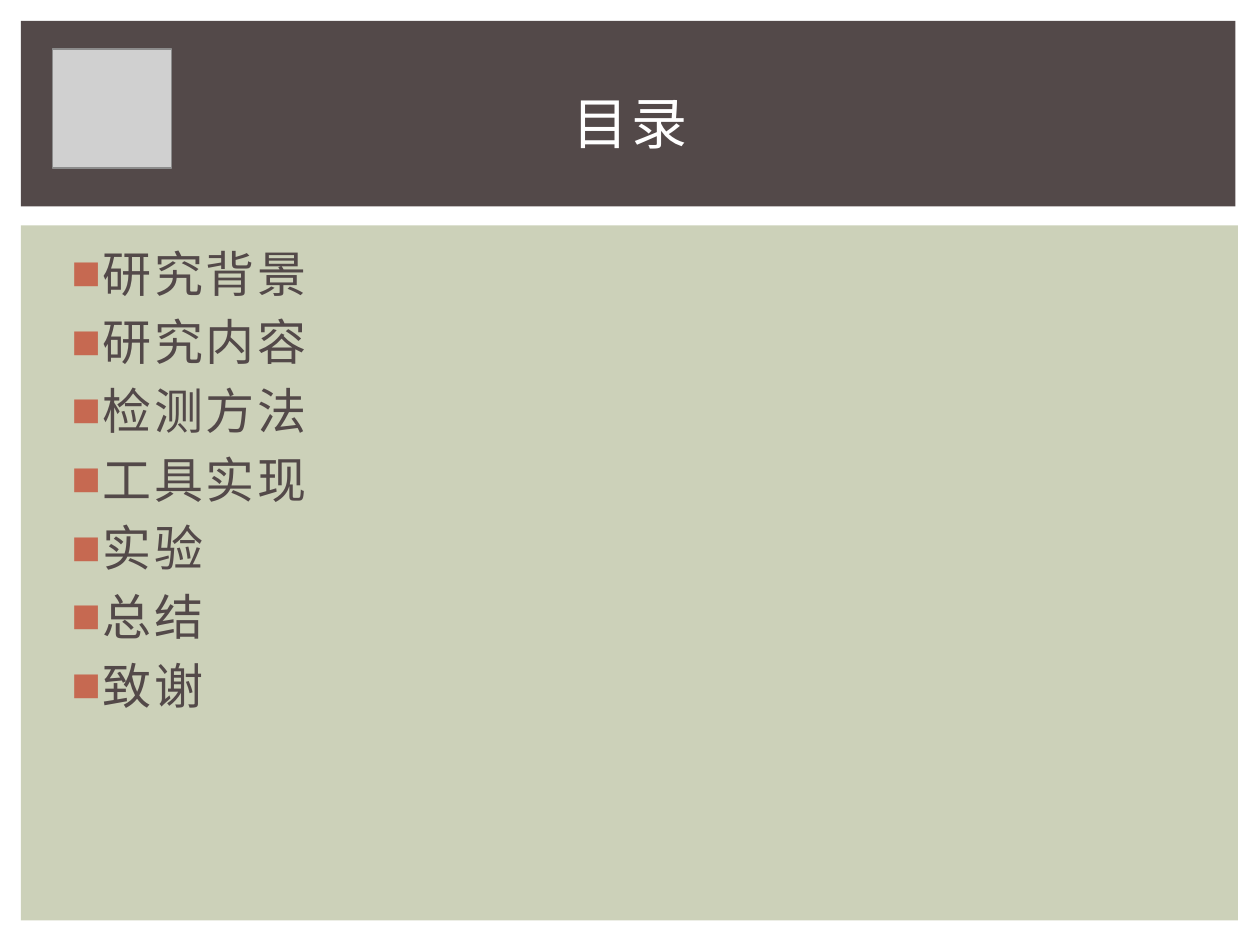
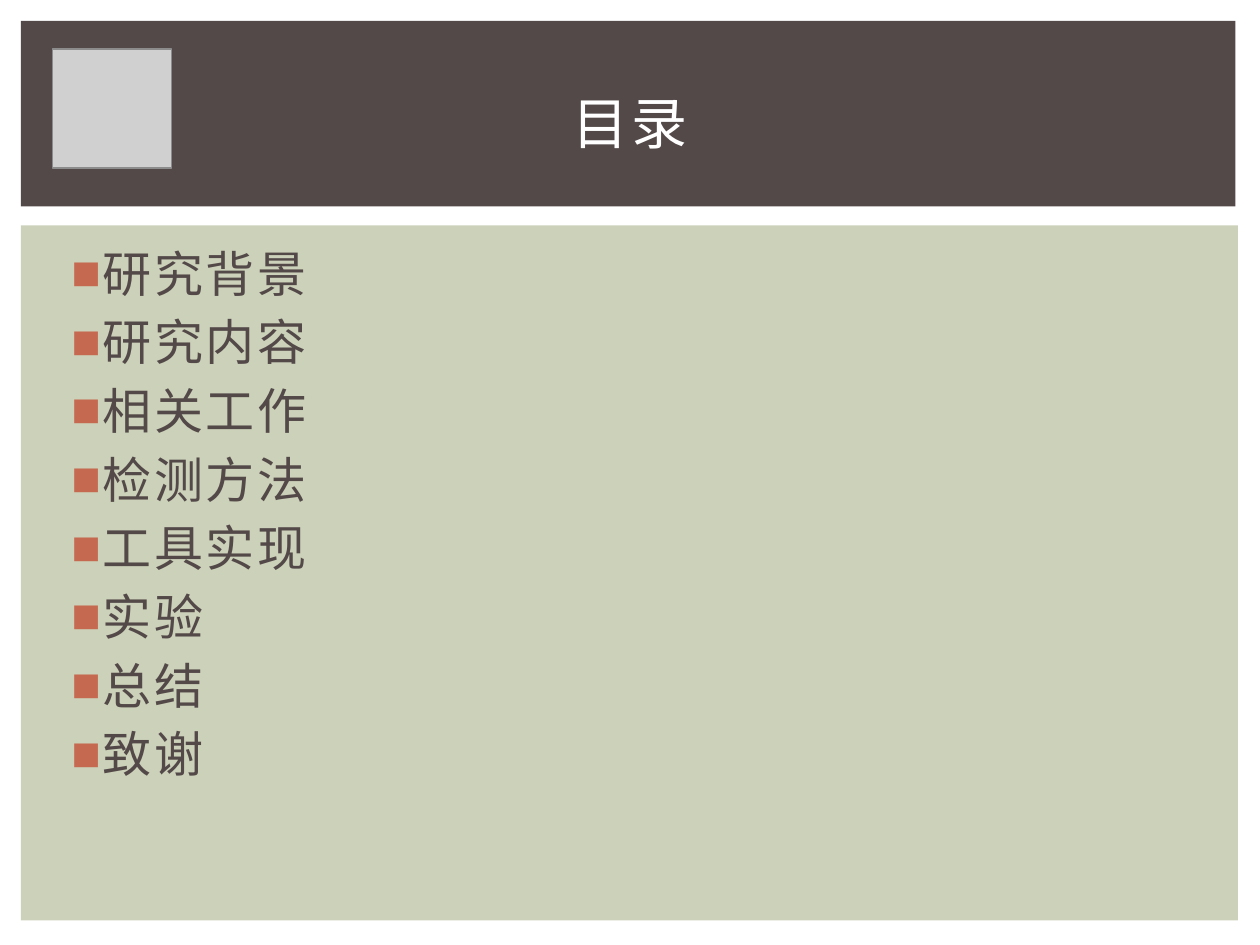
Before and after one commit to iewrer/mythesis, a slide deck: slide 2 of 答辩PPT.pptx. Drawn at 1260x945 pixels with LibreOffice and Linux fonts; fonts in the diff are those of the drawing; grey boxes stand for pictures. Boxes give left, top, right and bottom in pixels: in the first picture for what was removed or moved away, otherwise in the second. Text is boxed around its words. In the diff, an @@ line names an element or a change of style, - is before the commit and + after.

```diff
--- a/答辩PPT.pptx
+++ b/答辩PPT.pptx
@@ text at bbox=[103, 388, 307, 433]: paragraph added @@
+■ 相关工作
```
Also in this commit, not shown: 6 other slides changed, 2 slides added, 1 slide removed.
